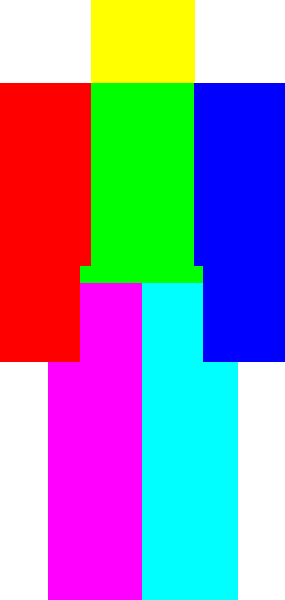
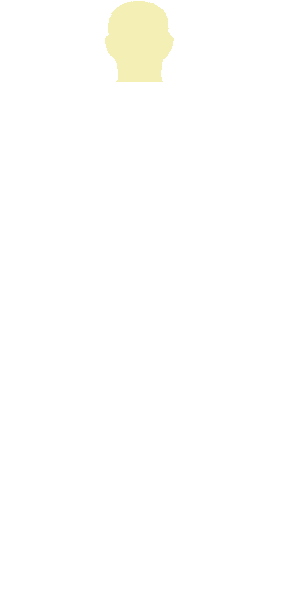
Revision of a layered w=285, h=600 image; what changed, layer by layer:
added layer "Head" (40%) above "Torso" over [105, 1, 174, 82]
hid "image_hit_boxes" over [0, 0, 285, 600]
hid "Background" over [2, 1, 284, 599]
